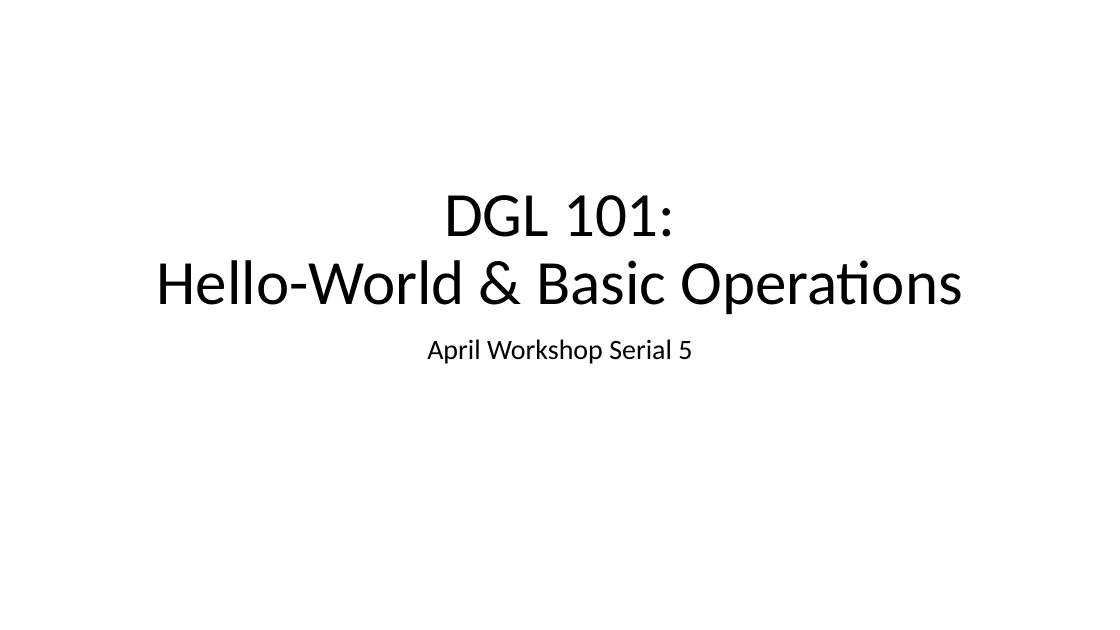
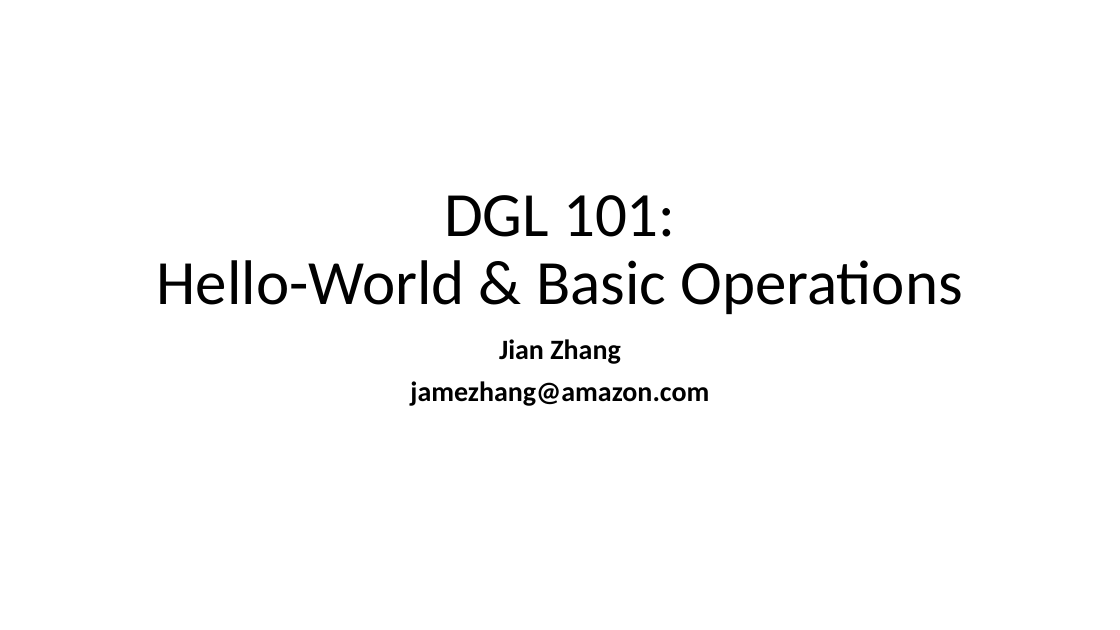
Before and after one commit to 596050/DGL_Internal_Workshop_April2020, a slide deck: slide 1 of Session05-v1.pptx. Drawn at 1120x630 pixels with LibreOffice and Linux fonts; fonts in the diff are those of the drawing; background and template pictures are left out. Boxes give left, top, right and bottom in pixels: in the first picture for what was removed or moved away, otherwise in the second. Text is boxed around its words. In the diff, an @@ line names an element or a change of style, - is before the commit and + after.

```diff
--- a/Session05-v1.pptx
+++ b/Session05-v1.pptx
@@ subtitle at (410, 339, 709, 406): text changed; bold on @@
-April Workshop Serial 5
+Jian Zhang
+jamezhang@amazon.com
```
Also in this commit, not shown: 3 other files.
